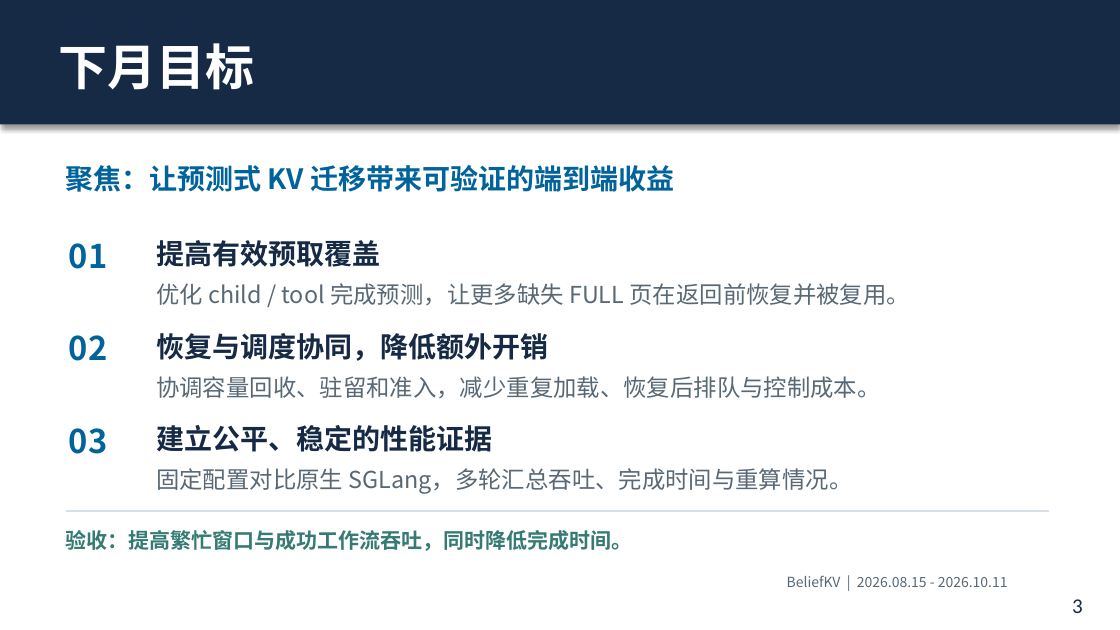
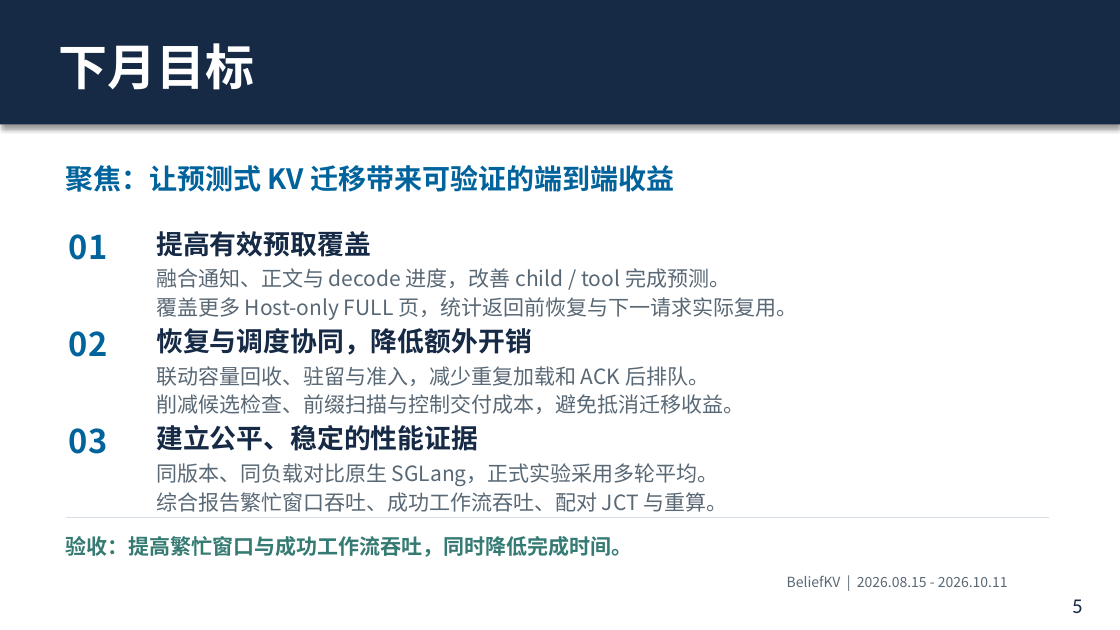
Before and after one commit to SJTU-DDST/BeliefKV, a slide deck: slide 5 of docs/reports/2026-10/BeliefKV_月度汇报_20261011.pptx (slide 3 before the commit). Drawn at 1120x630 pixels with LibreOffice and Linux fonts; fonts in the diff are those of the drawing; background and template pictures are left out. Boxes give left, top, right and bottom in pixels: in the first picture for what was removed or moved away, otherwise in the second. Text is boxed around its words. In the diff, an @@ line names an element or a change of style, - is before the commit and + after.

```diff
--- a/docs/reports/2026-10/BeliefKV_月度汇报_20261011.pptx
+++ b/docs/reports/2026-10/BeliefKV_月度汇报_20261011.pptx
@@ text "01" moved from (x1=69, y1=243, x2=107, y2=269) to (x1=69, y1=234, x2=107, y2=260) @@
@@ size 24 to 23 pt in 3 elements at (x1=156, y1=425, x2=478, y2=451), (x1=156, y1=328, x2=532, y2=355), (x1=156, y1=231, x2=371, y2=257) @@
@@ text "提高有效预取覆盖" moved from (x1=156, y1=240, x2=380, y2=267) to (x1=156, y1=231, x2=371, y2=257) @@
@@ text at (x1=156, y1=268, x2=797, y2=320): text changed; size 20 to 18 pt @@
-优化 child / tool 完成预测，让更多缺失 FULL 页在返回前恢复并被复用。
+融合通知、正文与 decode 进度，改善 child / tool 完成预测。
+覆盖更多 Host-only FULL 页，统计返回前恢复与下一请求实际复用。
@@ text "02" moved from (x1=69, y1=335, x2=107, y2=361) to (x1=69, y1=331, x2=107, y2=357) @@
@@ text at (x1=156, y1=366, x2=744, y2=414): text changed; size 20 to 18 pt @@
-协调容量回收、驻留和准入，减少重复加载、恢复后排队与控制成本。
+联动容量回收、驻留与准入，减少重复加载和 ACK 后排队。
+削减候选检查、前缀扫描与控制交付成本，避免抵消迁移收益。
@@ text at (x1=156, y1=463, x2=727, y2=512): text changed; size 20 to 18 pt @@
-固定配置对比原生 SGLang，多轮汇总吞吐、完成时间与重算情况。
+同版本、同负载对比原生 SGLang，正式实验采用多轮平均。
+综合报告繁忙窗口吞吐、成功工作流吞吐、配对 JCT 与重算。
@@ text "验收：提高繁忙窗口与成功工作流吞吐，同时降低完成时间。" moved from (x1=66, y1=530, x2=633, y2=551) to (x1=66, y1=536, x2=633, y2=557) @@
@@ line moved from (66, 511) - (1049, 511) to (66, 518) - (1049, 518) @@
@@ page number at (x1=1072, y1=599, x2=1083, y2=613): text changed @@
-3
+5
```
Also in this commit, not shown: 2 other slides changed, 2 slides added, 4 other files.
